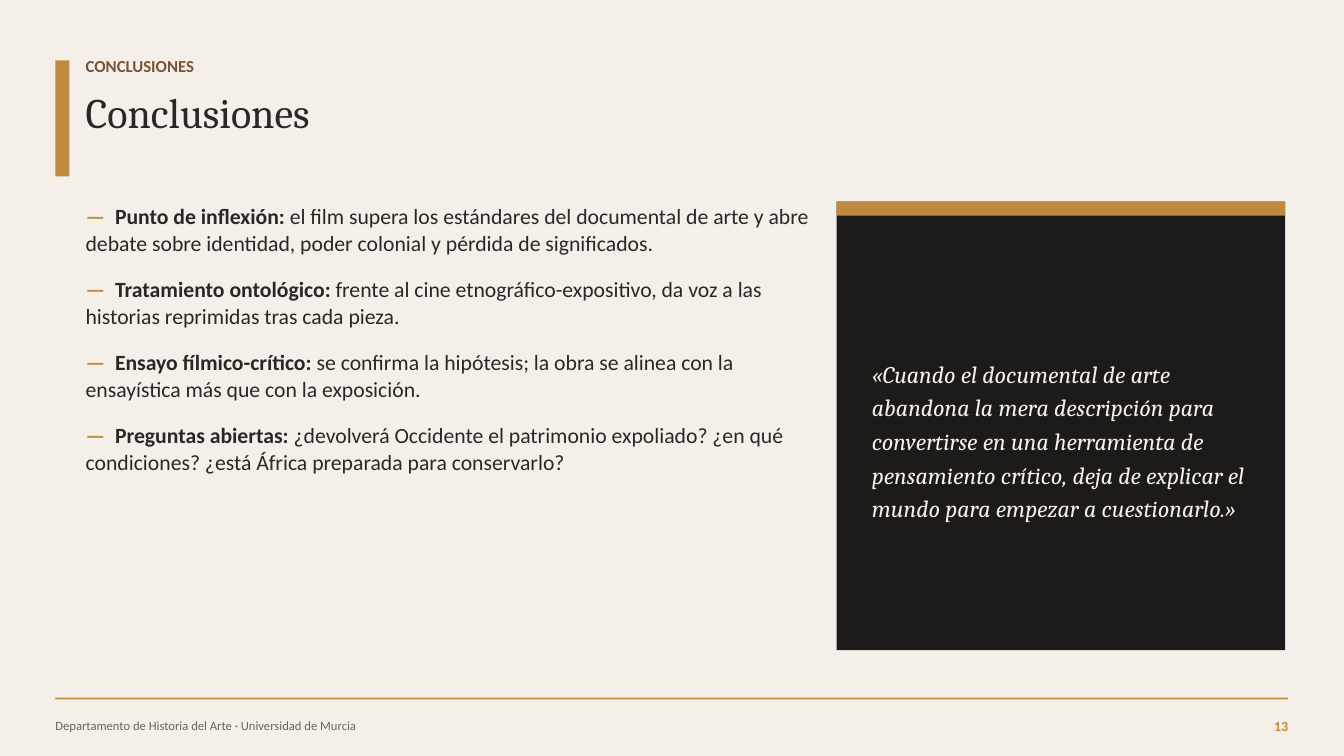
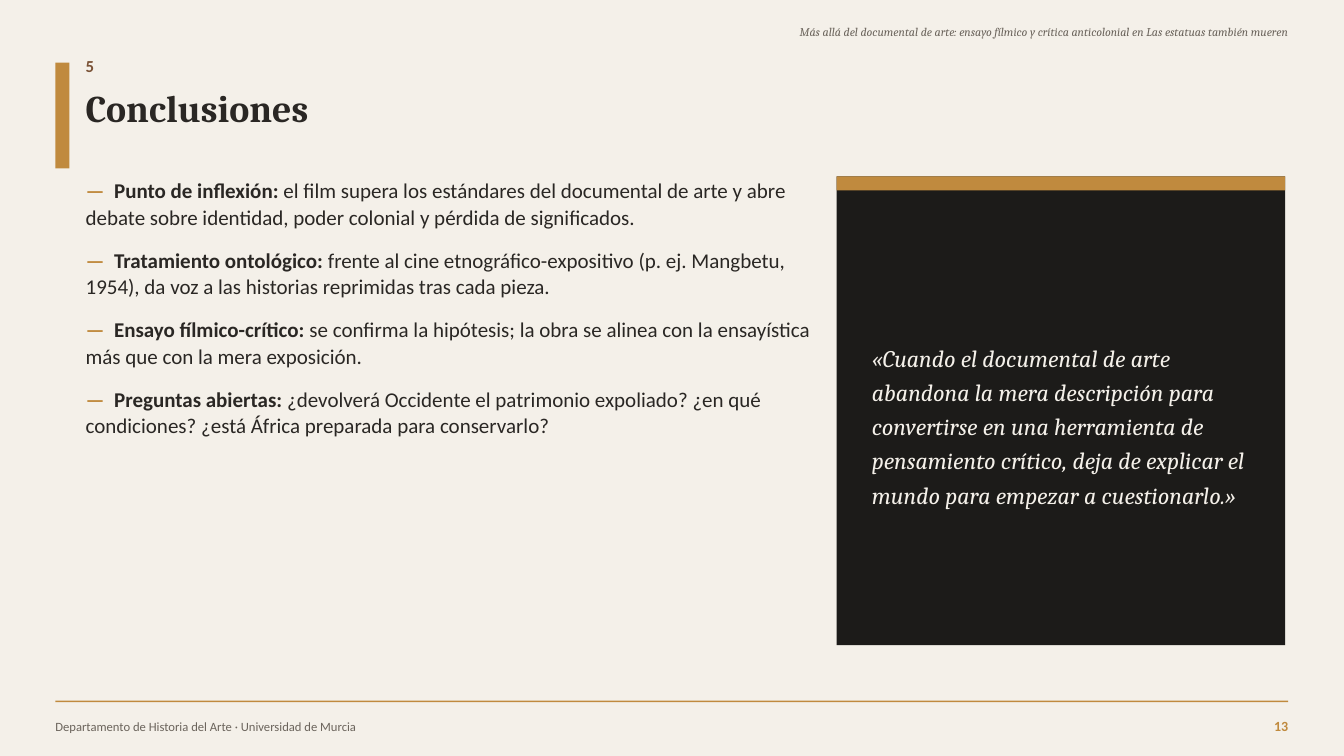
Before and after one commit to facundonicolasvgg/pedritojoseunitfg, a slide deck: slide 13 of Defensa_TFG_Las_estatuas_tambien_mueren.pptx. Drawn at 1344x756 pixels with LibreOffice and Linux fonts; fonts in the diff are those of the drawing. Boxes give left, top, right and bottom in pixels: in the first picture for what was removed or moved away, otherwise in the second. Text is boxed around its words. In the diff, an @@ line names an element or a change of style, - is before the commit and + after.

```diff
--- a/Defensa_TFG_Las_estatuas_tambien_mueren.pptx
+++ b/Defensa_TFG_Las_estatuas_tambien_mueren.pptx
@@ text added at box(800, 28, 1288, 39), 8.5 pt, text #6B645C, italic @@
+Más allá del documental de arte: ensayo fílmico y crítica anticolonial en Las estatuas también mueren
@@ rectangle: place and size @@
-rectangle at box(55, 60, 70, 176)
+rectangle at box(55, 63, 70, 168)
@@ text "Conclusiones" at box(86, 95, 309, 123): size 30 to 27 pt, bold on; line spacing 1 to 0.98 @@
@@ text removed at box(86, 61, 194, 72) @@
-CONCLUSIONES
@@ text added at box(86, 61, 94, 72), 12 pt, text #7A5236, bold @@
+5
@@ text "— Punto de inflexión: el ...": place and size @@
-text "— Punto de inflexión: el ..." at box(86, 208, 809, 474)
+text "— Punto de inflexión: el ..." at box(86, 183, 810, 437)
@@ rectangle: place and size @@
-rectangle at box(837, 202, 1286, 650)
+rectangle at box(837, 176, 1286, 645)
@@ rectangle: place and size @@
-rectangle at box(837, 202, 1286, 216)
+rectangle at box(837, 176, 1286, 191)
@@ text at box(86, 183, 786, 437): size 15.5 to 15 pt in "— Punto de inflexión: el film supera ...", "— Preguntas abiertas: ¿devolverá Occidente el patrimonio ..."; less space between paragraphs @@
@@ text "«Cuando el documental de arte ...": place and size @@
-text "«Cuando el documental de arte ..." at box(872, 366, 1244, 522)
+text "«Cuando el documental de arte ..." at box(872, 350, 1244, 509)
@@ text "«Cuando el documental de arte ..." at box(872, 350, 1244, 509): line spacing 1.18 to 1.2 @@
@@ text at box(86, 253, 810, 368): text changed; size 15.5 to 15 pt @@
-— Tratamiento ontológico: frente al cine etnográfico-expositivo, da voz a las historias reprimidas tras cada pieza.
-— Ensayo fílmico-crítico: se confirma la hipótesis; la obra se alinea con la ensayística más que con la exposición.
+— Tratamiento ontológico: frente al cine etnográfico-expositivo (p. ej. Mangbetu, 1954), da voz a las historias reprimidas tras cada pieza.
+— Ensayo fílmico-crítico: se confirma la hipótesis; la obra se alinea con la ensayística más que con la mera exposición.
```
Also in this commit, not shown: 14 other slides changed, 1 other file.
